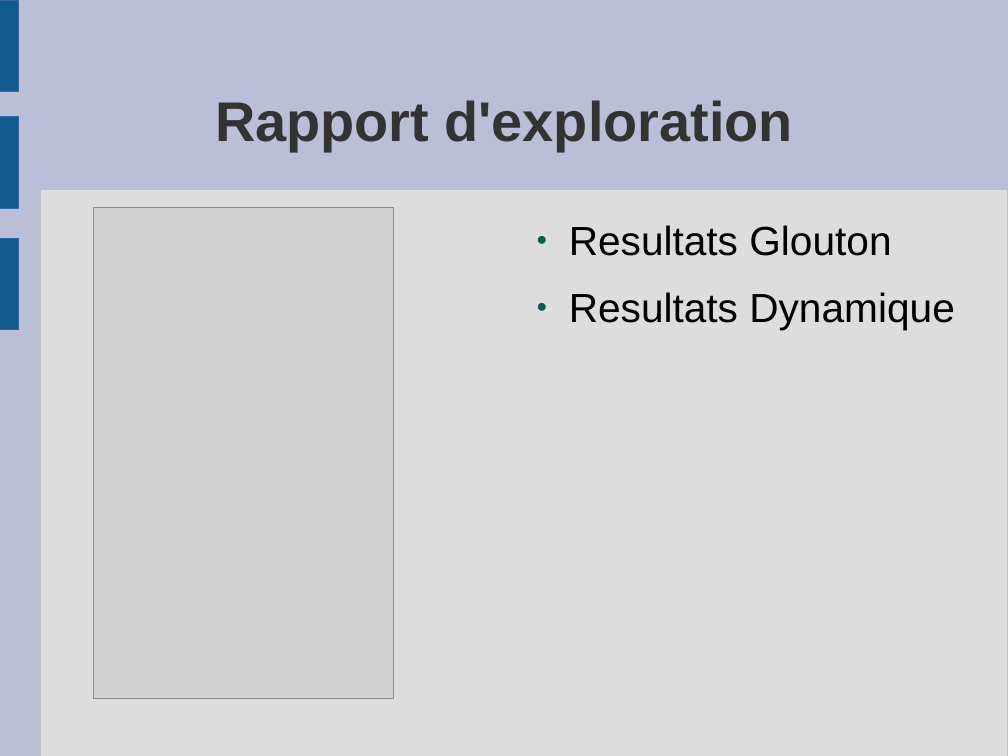
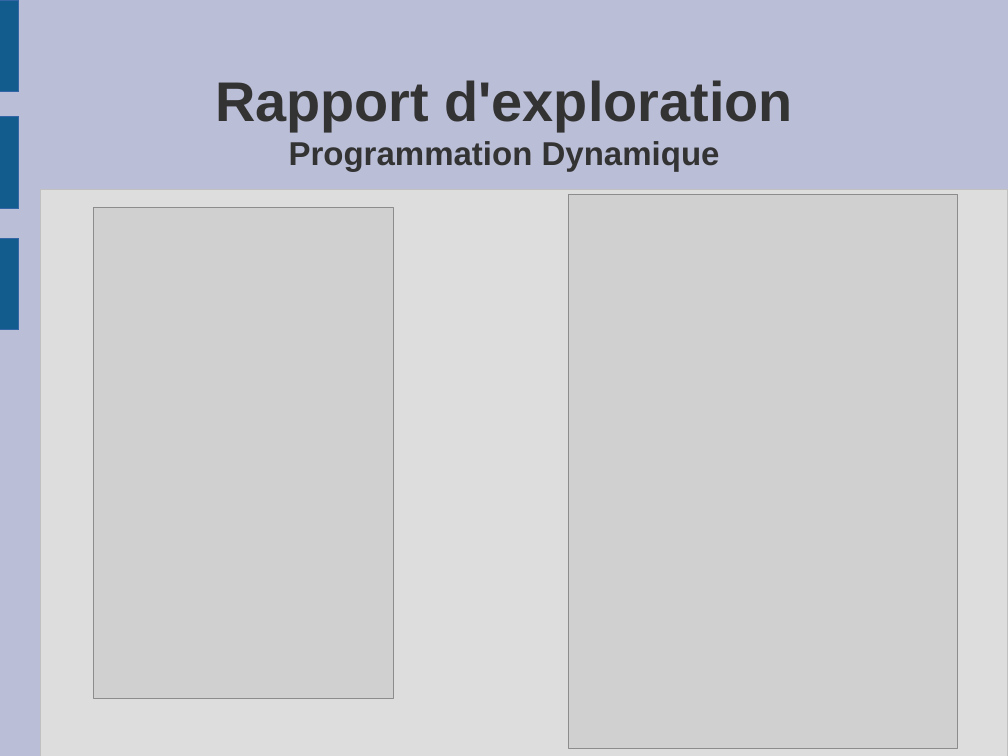
Before and after one commit to quentin8469/OC-QL-P07, a slide deck: slide 18 of Diapositives/diapo_algoinvest&trade.odp. Drawn at 1008x756 pixels with LibreOffice and Linux fonts; fonts in the diff are those of the drawing; grey boxes stand for pictures. Boxes give left, top, right and bottom in pixels: in the first picture for what was removed or moved away, otherwise in the second. Text is boxed around its words. In the diff, an @@ line names an element or a change of style, - is before the commit and + after.

```diff
--- a/Diapositives/diapo_algoinvest&trade.odp
+++ b/Diapositives/diapo_algoinvest&trade.odp
@@ title at (215, 80, 793, 172): text changed; size 44 to 26 pt @@
-Rapport d'exploration
+Rapport d'exploration
+Programmation Dynamique
@@ picture added at (569, 195, 958, 749) @@
@@ text removed at (569, 225, 955, 330) @@
-● Resultats Glouton
-● Resultats Dynamique
```
Also in this commit, not shown: 5 other slides changed.
